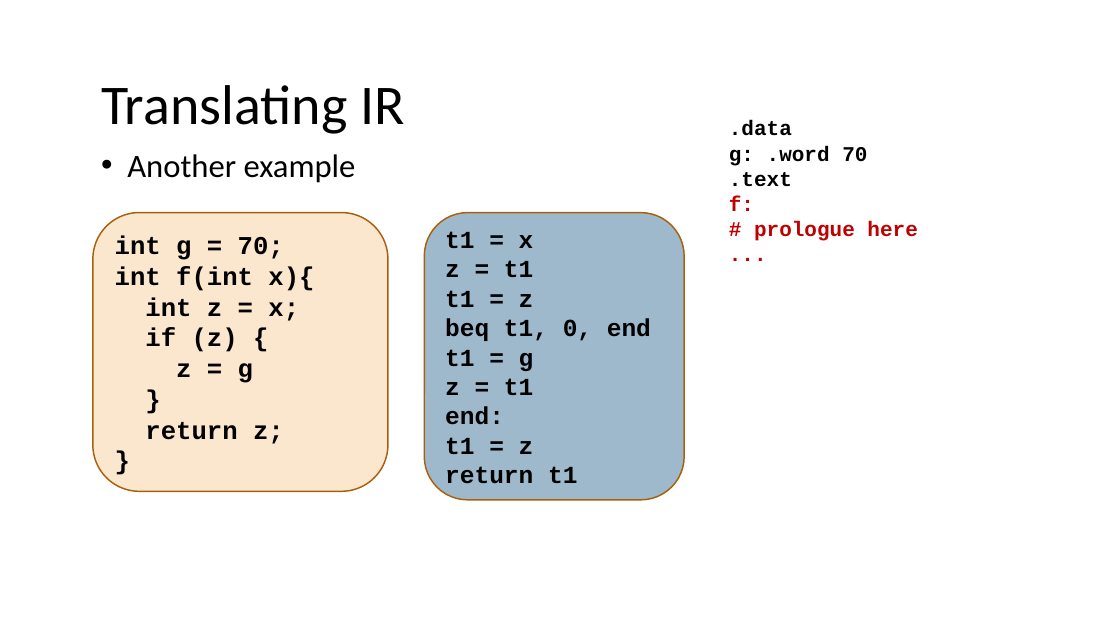
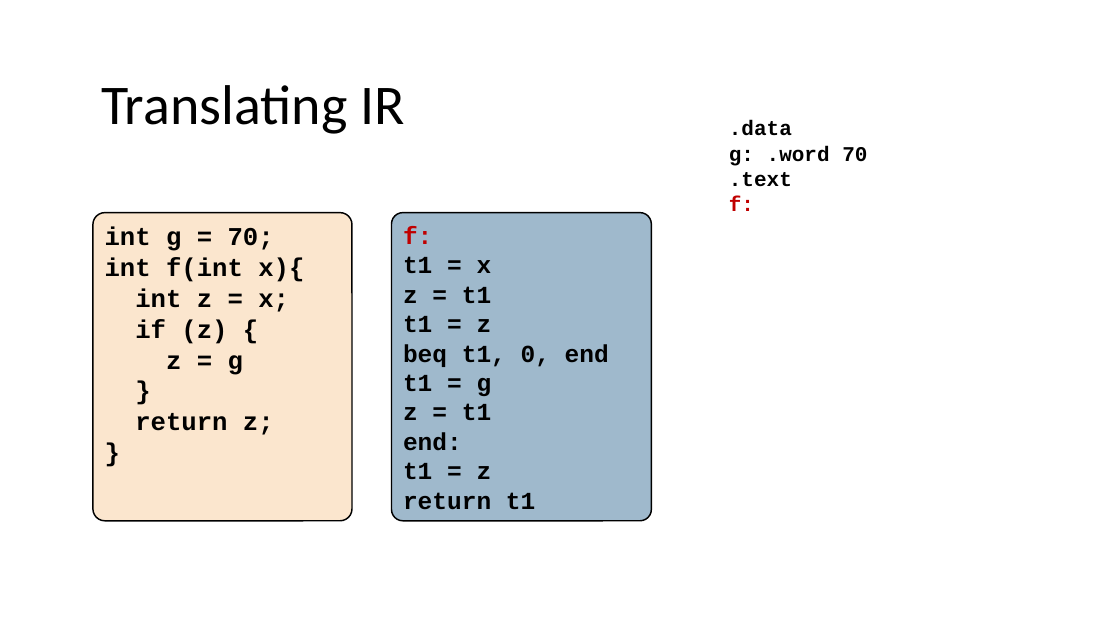
Before and after one commit to nivshani/compilation, a slide deck: slide 56 of slides/codegen.pptx (slide 46 before the commit). Drawn at 1120x630 pixels with LibreOffice and Linux fonts; fonts in the diff are those of the drawing. Boxes give left, top, right and bottom in pixels: in the first picture for what was removed or moved away, otherwise in the second. Text is boxed around its words. In the diff, an @@ line names an element or a change of style, - is before the commit and + after.

```diff
--- a/slides/codegen.pptx
+++ b/slides/codegen.pptx
@@ text removed at [127, 154, 356, 183] @@
-• Another example
@@ rounded rectangle "int g = 70;": place and size @@
-rounded rectangle "int g = 70;" at [93, 213, 388, 492]
+rounded rectangle "int g = 70;" at [93, 213, 352, 521]
@@ rounded rectangle "int g = 70;" at [93, 213, 352, 521]: vertical alignment middle to top; outline #A9610D 1.25 pt to #000000 1.25 pt; proportions changed @@
@@ rounded rectangle "f:" at [392, 213, 651, 521]: vertical alignment middle to top; outline #A9610D 1.25 pt to #000000 1.25 pt; proportions changed @@
@@ rounded rectangle "f:": place and size @@
-rounded rectangle "f:" at [424, 213, 684, 500]
+rounded rectangle "f:" at [392, 213, 651, 521]
@@ text in rounded rectangle at [403, 226, 432, 244]: paragraph added @@
+f:
@@ text at [754, 221, 917, 241]: paragraphs removed @@
-# prologue here
-...
```
Also in this commit, not shown: 35 other slides changed, 10 slides added, 1 slide removed, 1 other file.
